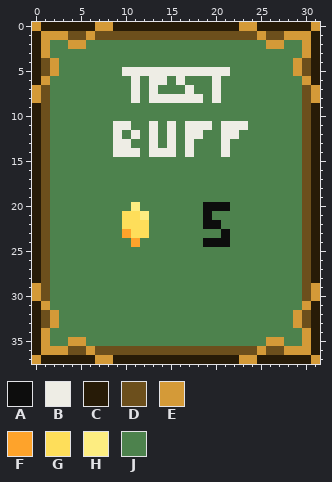
One commit to this pixel-art sprite: resources/htmlbuff.png. The picture above was drawn from the file before the commit.
The file is 64x76 pixels, drawn in blocks of 2x2; one block is one cell here.
Palette (. is transparent): A #0d0d0d  B #eeede5  C #271b07  D #6c4f1c  E #d49a38  F #fea32b  G #fede5a  H #fded81  J #4d824d
After:
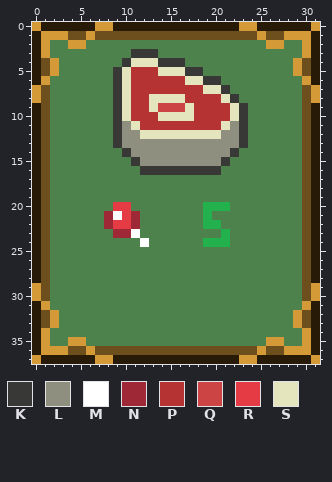
Colours new in this view: K #383837  L #8f8f80  M #ffffff  N #9e2835  P #b63333  Q #cc4444  R #e43b44  S #e5e5bd
Edits made:
Colour A changes from #0d0d0d to #22b14c.
The edit turns colour B into colour J in row 5 at x 19 to 21; in row 14 at x 9.
The edit turns colour F into colour J in row 24 at x 11.
The edit turns colour G into colour J in rows 22 to 23 at x 12.
The edit turns colour H into colour J in row 20 at x 11; in row 21 at x 12.
The edit turns colour B into colour K in row 5 at x 17 to 18; in row 6 at x 20; in row 11 at x 9 and 23; in rows 12 to 13 at x 9; in row 14 at x 10.
The edit turns colour J into colour K in row 3 at x 11 to 13; in row 4 at x 10 and 14 to 16; in row 5 at x 9; in row 6 at x 9 and 19; in row 7 at x 9 and 21; in row 8 at x 9 and 22.
The edit turns colour J into colour K in rows 9 to 10 at x 9 and 23; in rows 12 to 13 at x 23; in row 14 at x 22; in row 15 at x 11 and 21; in row 16 at x 12 to 20.
The edit turns colour B into colour L in row 11 at x 10 and 22; in row 12 at x 11 and 21 to 22; in row 13 at x 10, 13, 15, 17 and 21; in row 14 at x 11, 13 to 15, 17 and 21.
The edit turns colour J into colour L in row 12 at x 10; in row 13 at x 11 to 12, 14, 16, 18 to 20 and 22; in row 14 at x 12, 16 and 18 to 20; in row 15 at x 12 to 20.
The edit turns colour G into colour M in row 23 at x 11.
The edit turns colour J into colour M in row 21 at x 9; in row 24 at x 12.
The edit turns colour F into colour N in row 23 at x 10.
The edit turns colour G into colour N in rows 21 to 22 at x 11.
The edit turns colour J into colour N in rows 21 to 22 at x 8; in row 23 at x 9.
The edit turns colour B into colour P in row 5 at x 11 to 13; in row 6 at x 11, 13 to 14 and 16; in row 7 at x 11, 13 and 17; in row 8 at x 11, 17 to 18 and 20; in row 11 at x 13, 15 and 17 to 19.
The edit turns colour J into colour P in row 6 at x 12 and 15; in row 7 at x 12, 14 to 16 and 18; in row 8 at x 12 and 19; in row 9 at x 11 to 12 and 18 to 21; in row 10 at x 11 to 13 and 18 to 21; in row 11 at x 12, 14, 16 and 20.
The edit turns colour J into colour Q in row 9 at x 14 to 16.
The edit turns colour G into colour R in rows 21 to 22 at x 10.
The edit turns colour J into colour R in row 20 at x 9 to 10; in row 22 at x 9.
The edit turns colour B into colour S in row 5 at x 10 and 14 to 16; in row 7 at x 20; in row 8 at x 13 to 16; in row 11 at x 21; in row 12 at x 13, 15 and 17 to 18.
The edit turns colour J into colour S in row 4 at x 11 to 13; in row 6 at x 10 and 17 to 18; in row 7 at x 10 and 19; in row 8 at x 10 and 21; in row 9 at x 10, 13, 17 and 22; in row 10 at x 10, 14 to 17 and 22.
The edit turns colour J into colour S in row 11 at x 11; in row 12 at x 12, 14, 16 and 19 to 20.
Boxes around the changes in both pictures, in picture pixels (x1, y1, x2, y2):
changed: (104, 49, 248, 247)
